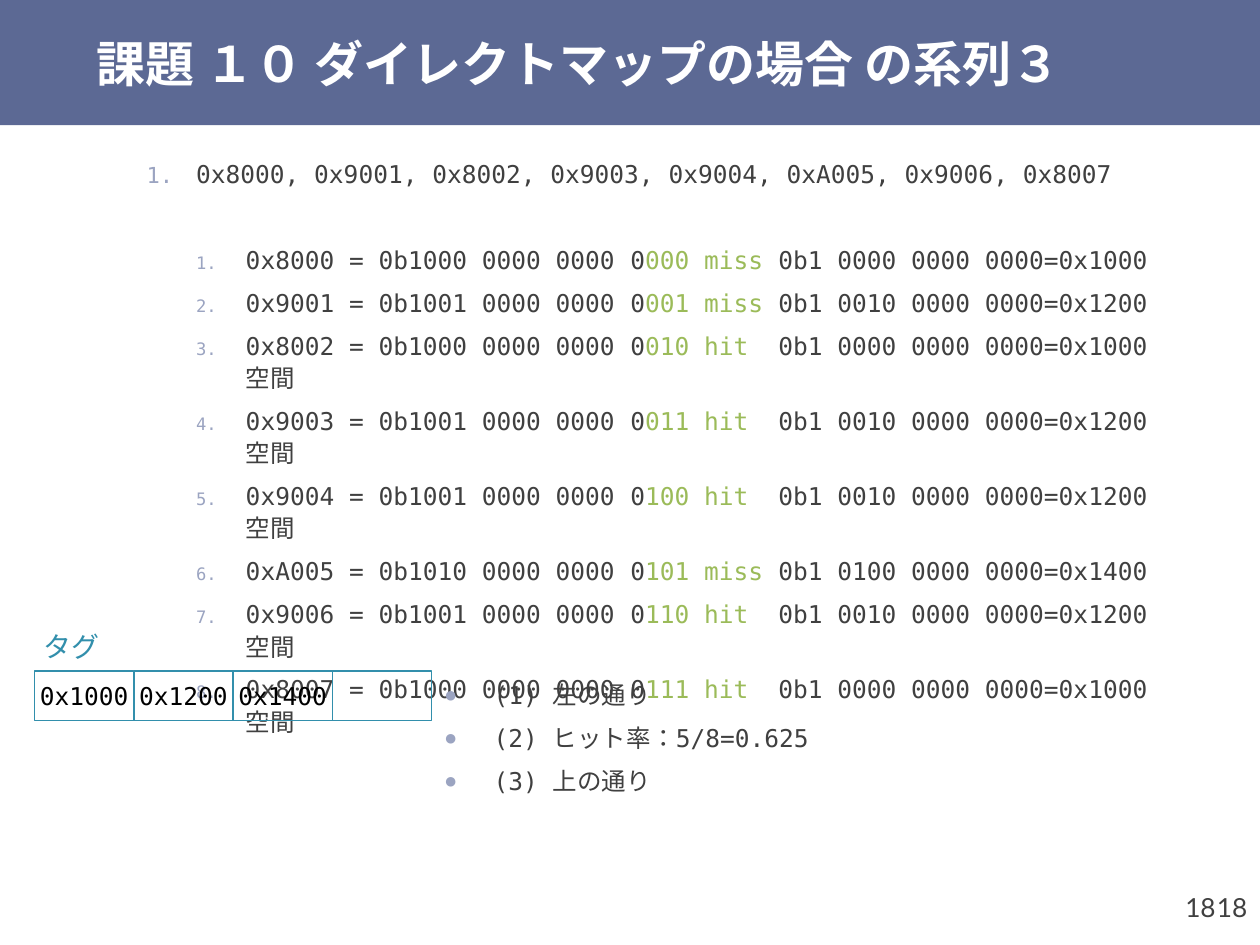
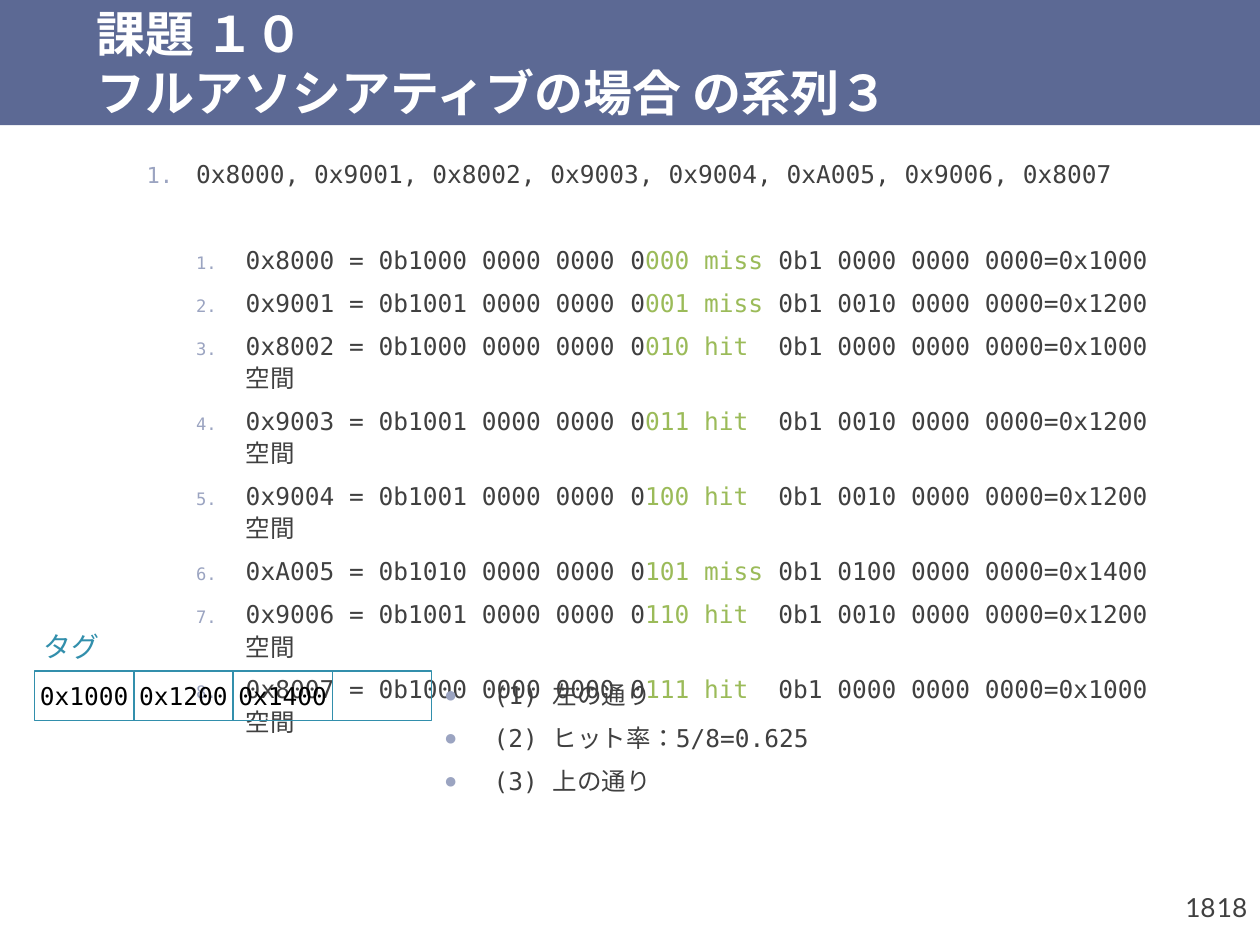
Before and after one commit to shioyadan/otya-computer-architecture-i, a slide deck: slide 18 of cai-shioya-11.pptx. Drawn at 1260x945 pixels with LibreOffice and Linux fonts; fonts in the diff are those of the drawing. Boxes give left, top, right and bottom in pixels: in the first picture for what was removed or moved away, otherwise in the second. Text is boxed around its words. In the diff, an @@ line names an element or a change of style, - is before the commit and + after.

Commit message:
課題１０の解答のタイトルを訂正

```diff
--- a/cai-shioya-11.pptx
+++ b/cai-shioya-11.pptx
@@ title at bbox=[97, 12, 888, 116]: text changed @@
-課題 １０ ダイレクトマップの場合 の系列３
+課題 １０
+フルアソシアティブの場合 の系列３
```
Also in this commit, not shown: 3 other slides changed, 2 other files.
